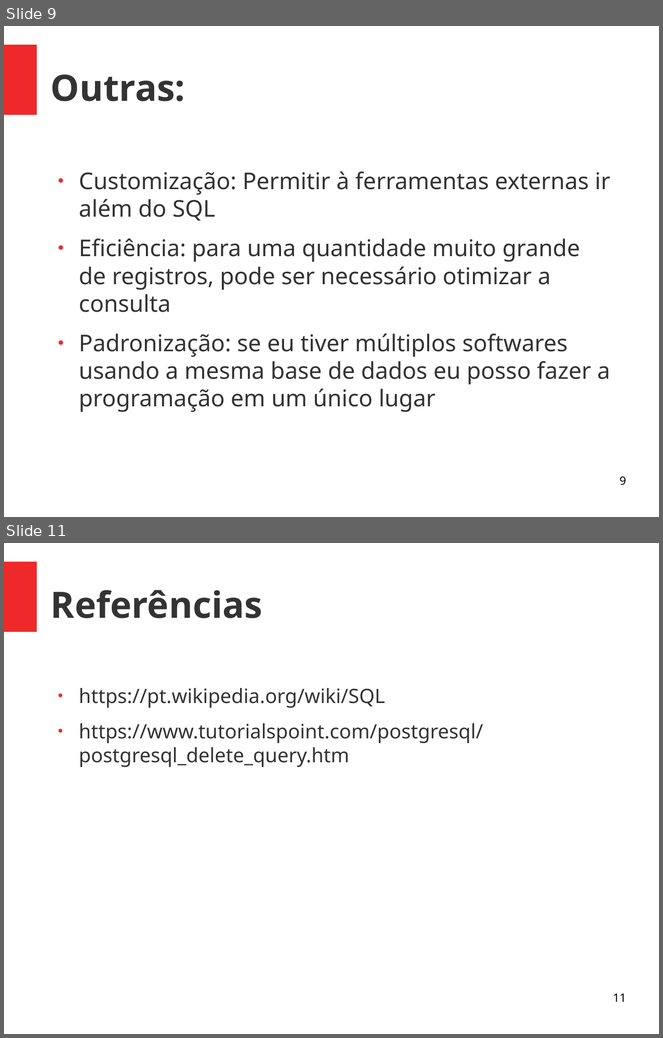
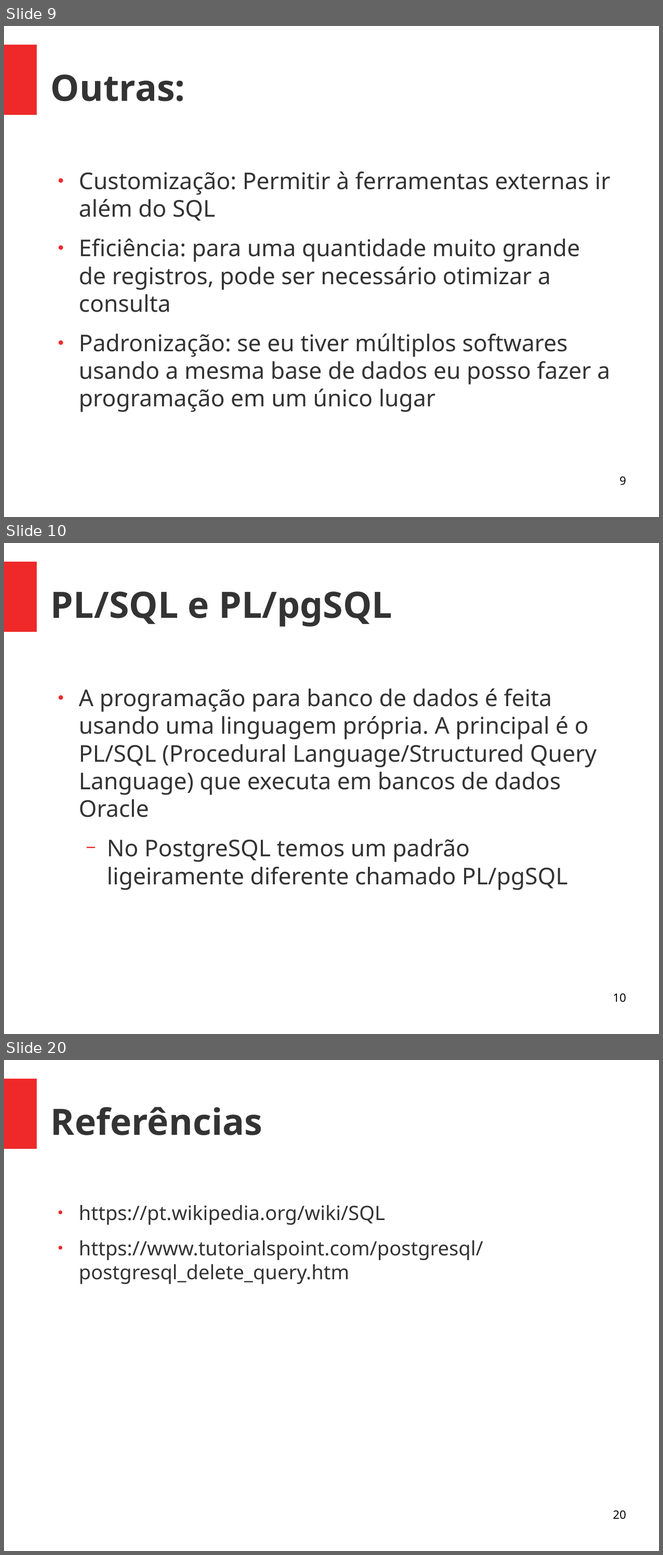
Before and after one commit to viniciusalveshax/aulas, a slide deck: banco-de-dados-2/04-pl_sql/bd2-04-plpgsql.odp. Shown one above the other, each under a label of ours: slides 9 and 11 before the commit, slides 9, 10 and 20 after it; the slides between them are not shown. The pictures are 663x1038 and 663x1555 pixels, drawn with LibreOffice and Linux fonts; fonts in the diff are those of the drawing. Boxes give left, top, right and bottom in pixels: in the first picture for what was removed or moved away, otherwise in the second. Text is boxed around its words. In the diff, an @@ line names an element or a change of style, - is before the commit and + after.

```diff
--- a/banco-de-dados-2/04-pl_sql/bd2-04-plpgsql.odp
+++ b/banco-de-dados-2/04-pl_sql/bd2-04-plpgsql.odp
@@ slide 10 added at box(4, 543, 659, 1034), background #FFFFFF; not listed: 1 template element that a slide beside it also shows @@
@@ title added at box(51, 591, 392, 627), 44 pt, text #333333, bold @@
+PL/SQL e PL/pgSQL
@@ text added at box(79, 689, 597, 890), 28 pt, text #333333 @@
+● A programação para banco de dados é feita usando uma linguagem própria. A principal é o PL/SQL (Procedural Language/Structured Query Language) que executa em bancos de dados Oracle
+  − No PostgreSQL temos um padrão ligeiramente diferente chamado PL/pgSQL
@@ page number added at box(613, 994, 626, 1003), 14 pt, text #000000 @@
+10
@@ what was slide 11 is now slide 20 @@
@@ page number at box(613, 1511, 626, 1520): text changed @@
-11
+20
```
Also in this commit, not shown: 1 slide changed, 8 other slides added.
